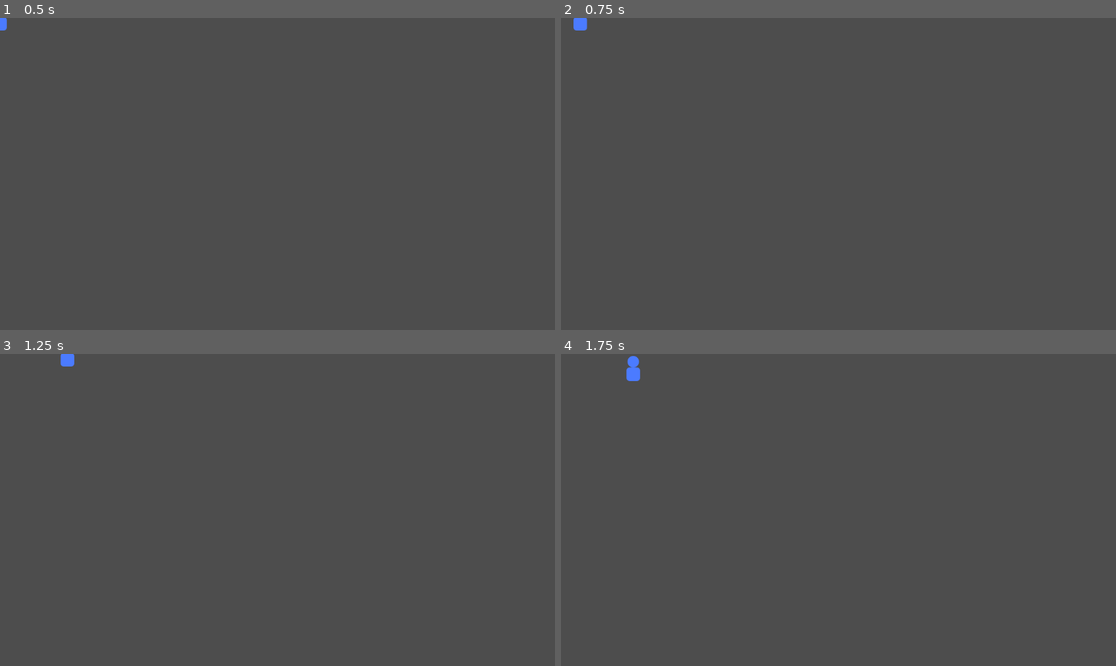
Above: before the commit, frames 1-4 (two rows, left to right).
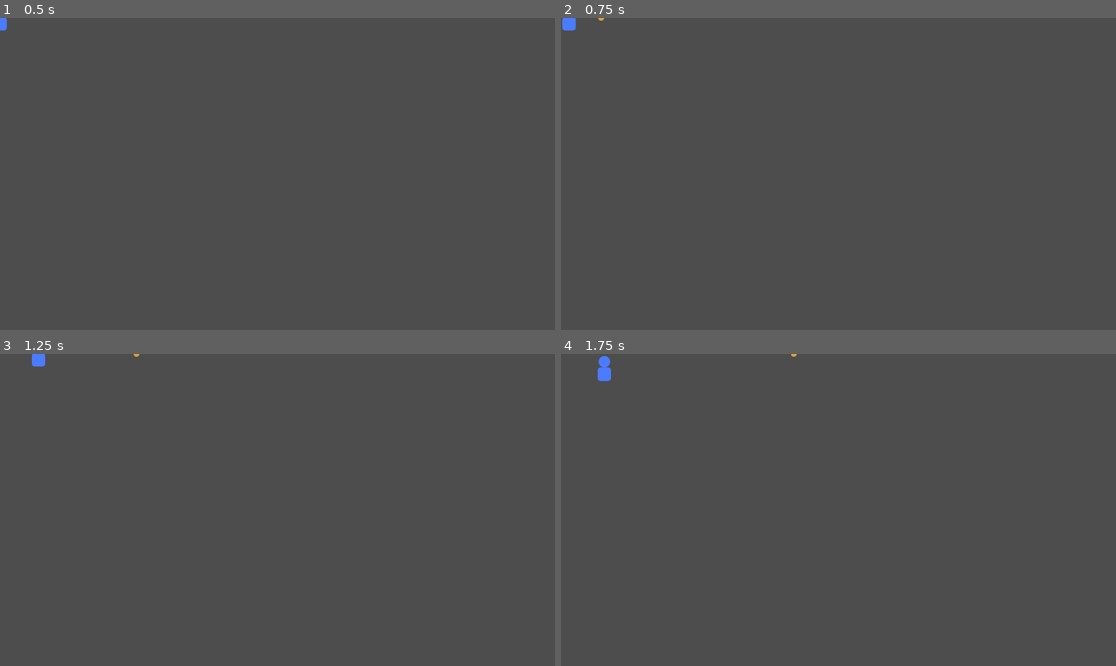
Above: after the commit, the same moments.

Repository: SOrtiz1967/Silent-Gil-Proyecto-Final
Game: Godot game, scene res://escenas/prueba.tscn
Same seed, same stepped clock (60 frames per second), same inputs: the game is played once before the commit and once after it.
Inputs:
- Up to frame 1 (0.5 s): no input
- Up to frame 2 (0.75 s): tap Enter at 0.5 s; hold D (mover_derecha) from 0.53 s (still down); tap E (disparar, bound only after the commit) at 0.6 s
- Up to frame 3 (1.25 s): keep holding D (mover_derecha)
- Up to frame 4 (1.75 s): release D (mover_derecha) at 1.28 s; hold S (mover_abajo) from 1.28 s (still down); tap Space (golpear) at 1.35 s; tap E (disparar, bound only after the commit) at 1.55 s

Frame 1 is identical in both runs. In frame 2, 0.2% of the frame differs, in the area x 0-8%, y 0-5%; in frame 3, 0.2%; in frame 4, 0.4%, in the area x 6-43%, y 0-9%.

Commit message:
Arregla que el disparo hacia la derecha se autodestruia al nacer
La zona de golpe queda parada por defecto a la derecha del jugador y
podia ser detectada por el proyectil aunque no estuviera atacando.

Diff:
--- a/escenas/jugador.tscn
+++ b/escenas/jugador.tscn
@@ -22,6 +22,7 @@
 [node name="ZonaGolpe" type="Area2D" parent="." unique_id=1966236519]
 position = Vector2(24, 0)
 monitoring = false
+monitorable = false
 
 [node name="ColisionGolpe" type="CollisionShape2D" parent="ZonaGolpe" unique_id=77095755]
 shape = SubResource("RectangleShape2D_golpe")
--- a/escenas/proyectil.tscn
+++ b/escenas/proyectil.tscn
@@ -1,21 +1,24 @@
-[gd_scene load_steps=4 format=3]
+[gd_scene format=3 uid="uid://h7vckh6nf4eq"]
 
-[ext_resource type="Script" path="res://scripts/proyectil.gd" id="1_script"]
-[ext_resource type="Texture2D" path="res://assets/proyectil.svg" id="2_sprite"]
+[ext_resource type="Script" uid="uid://cbpwllyw3s76w" path="res://scripts/proyectil.gd" id="1_script"]
+[ext_resource type="Texture2D" uid="uid://m2xym66s3c2y" path="res://assets/proyectil.svg" id="2_sprite"]
 
 [sub_resource type="CircleShape2D" id="CircleShape2D_proyectil"]
 radius = 6.0
 
-[node name="Proyectil" type="Area2D"]
+[node name="Proyectil" type="Area2D" unique_id=658447792]
 script = ExtResource("1_script")
 
-[node name="Sprite2D" type="Sprite2D" parent="."]
+[node name="Sprite2D" type="Sprite2D" parent="." unique_id=960352005]
 texture = ExtResource("2_sprite")
 
-[node name="ColisionProyectil" type="CollisionShape2D" parent="."]
+[node name="ColisionProyectil" type="CollisionShape2D" parent="." unique_id=1992565082]
 shape = SubResource("CircleShape2D_proyectil")
 
-[node name="TemporizadorVida" type="Timer" parent="."]
+[node name="TemporizadorVida" type="Timer" parent="." unique_id=1826232232]
 wait_time = 2.0
 one_shot = true
 autostart = true
+
+[connection signal="area_entered" from="." to="." method="_on_area_entered"]
+[connection signal="timeout" from="TemporizadorVida" to="." method="_on_temporizador_vida_timeout"]
--- a/project.godot
+++ b/project.godot
@@ -50,3 +50,8 @@
 "events": [Object(InputEventKey,"resource_local_to_scene":false,"resource_name":"","device":-1,"window_id":0,"alt_press …(191 unchanged characters)…
 ]
 }
+disparar={
+"deadzone": 0.2,
+"events": [Object(InputEventKey,"resource_local_to_scene":false,"resource_name":"","device":-1,"window_id":0,"alt_pressed":false,"shift_pressed":false,"ctrl_pressed":false,"meta_pressed":false,"pressed":false,"keycode":0,"physical_keycode":69,"key_label":0,"unicode":101,"location":0,"echo":false,"script":null)
+]
+}
Not shown, added: assets/proyectil.svg.import
Not shown, added: scripts/proyectil.gd.uid
